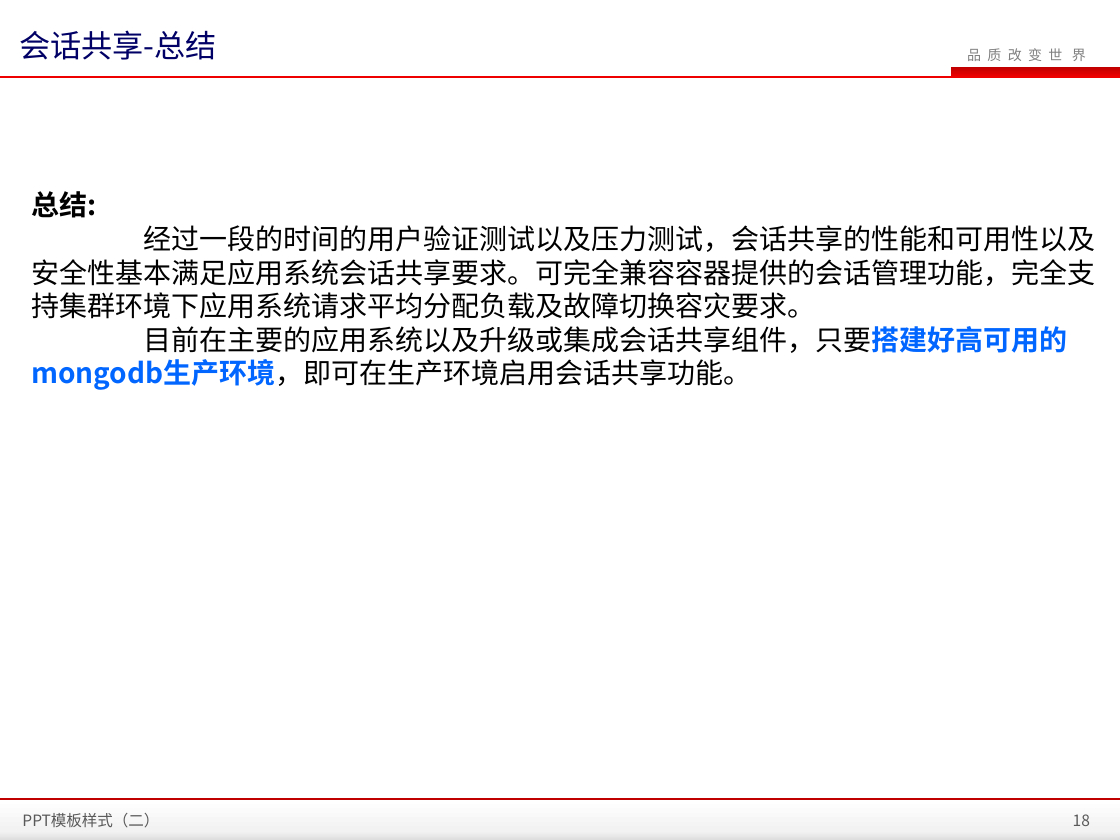
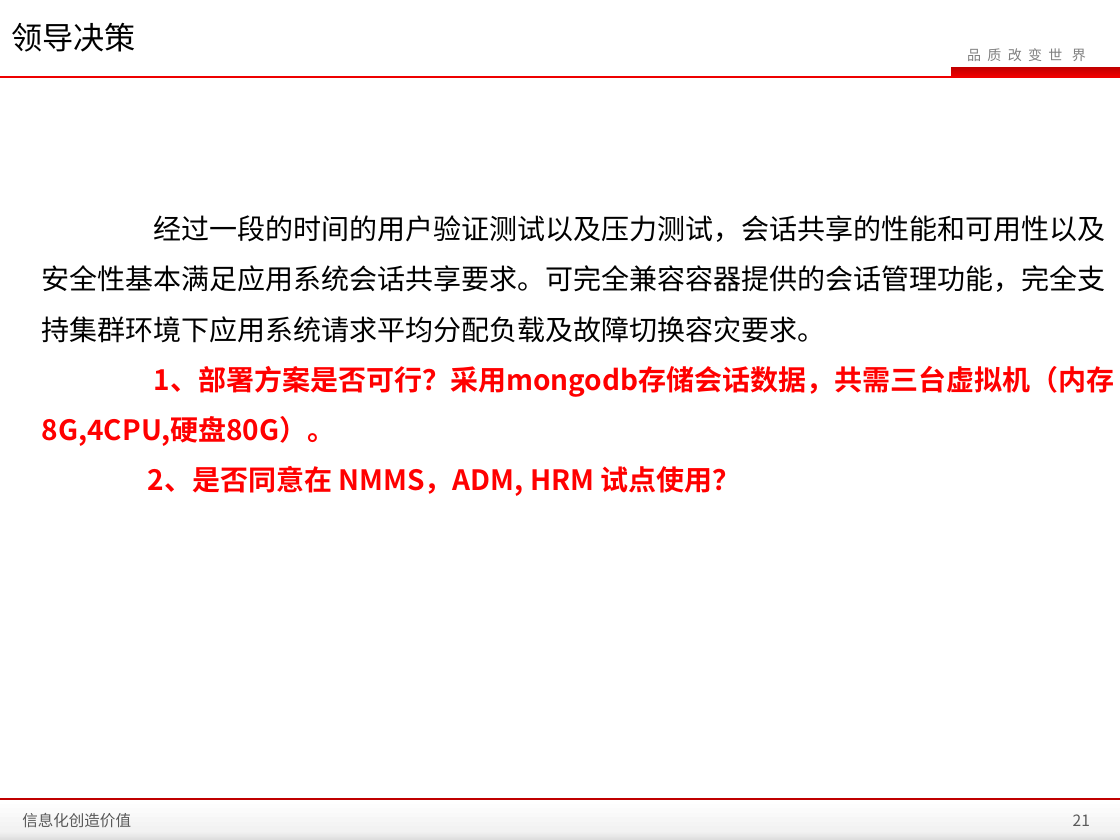
Before and after one commit to zhanght86/bboss-cms, a slide deck: slide 21 of 文档/SanyPDP平台会话共享介绍.pptx (slide 18 before the commit). Drawn at 1120x840 pixels with LibreOffice and Linux fonts; fonts in the diff are those of the drawing; background and template pictures are left out. Boxes give left, top, right and bottom in pixels: in the first picture for what was removed or moved away, otherwise in the second. Text is boxed around its words. In the diff, an @@ line names an element or a change of style, - is before the commit and + after.

```diff
--- a/文档/SanyPDP平台会话共享介绍.pptx
+++ b/文档/SanyPDP平台会话共享介绍.pptx
@@ title added at (11, 23, 136, 52), 20 pt, text #000000 @@
+领导决策
@@ title removed at (19, 30, 217, 60) @@
-会话共享-总结
@@ text "经过一段的时间的用户验证测试以及压力测试，会话共享的性能和可用性以及安全性基本满足应用系统会话共享要求。可完全兼容容器提 ...": place and size @@
-text "经过一段的时间的用户验证测试以及压力测试，会话共享的性能和可用性以及安全性基本满足应用系统会话共享要求。可完全兼容容器提 ..." at (31, 191, 1095, 390)
+text "经过一段的时间的用户验证测试以及压力测试，会话共享的性能和可用性以及安全性基本满足应用系统会话共享要求。可完全兼容容器提 ..." at (42, 215, 1115, 446)
@@ text at (31, 191, 96, 218): paragraph removed @@
-总结:
@@ text at (42, 215, 1106, 343): line spacing 1 to 1.5 @@
@@ text at (42, 366, 1115, 446): text changed; text colour #000000 to #FF0000; bold on @@
-目前在主要的应用系统以及升级或集成会话共享组件，只要搭建好高可用的mongodb生产环境，即可在生产环境启用会话共享功能。
+1、部署方案是否可行？采用mongodb存储会话数据，共需三台虚拟机（内存8G,4CPU,硬盘80G）。
@@ text added at (148, 466, 741, 496), 18 pt, text #FF0000, bold @@
+2、是否同意在 NMMS，ADM, HRM 试点使用？
@@ text at (22, 813, 131, 828): text changed @@
-PPT模板样式（二）
+信息化创造价值
@@ page number at (1073, 814, 1090, 826): text changed @@
-18
+21
```
Also in this commit, not shown: 17 other slides changed, 3 slides added, 7 other files.
